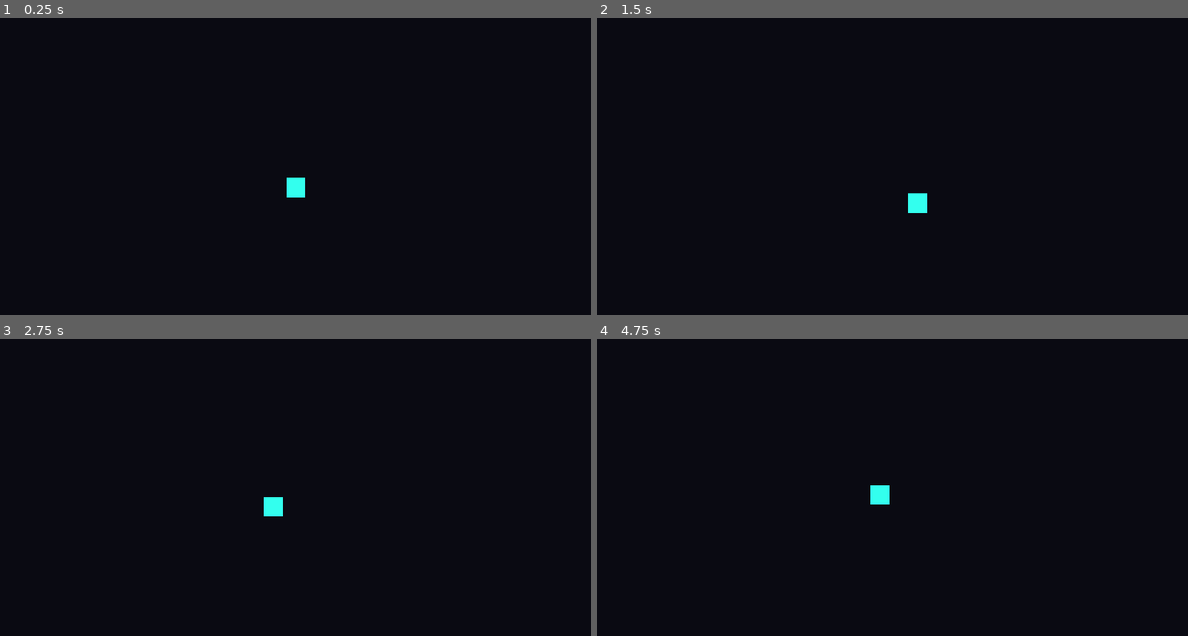
Above: before the commit, frames 1-4 (two rows, left to right).
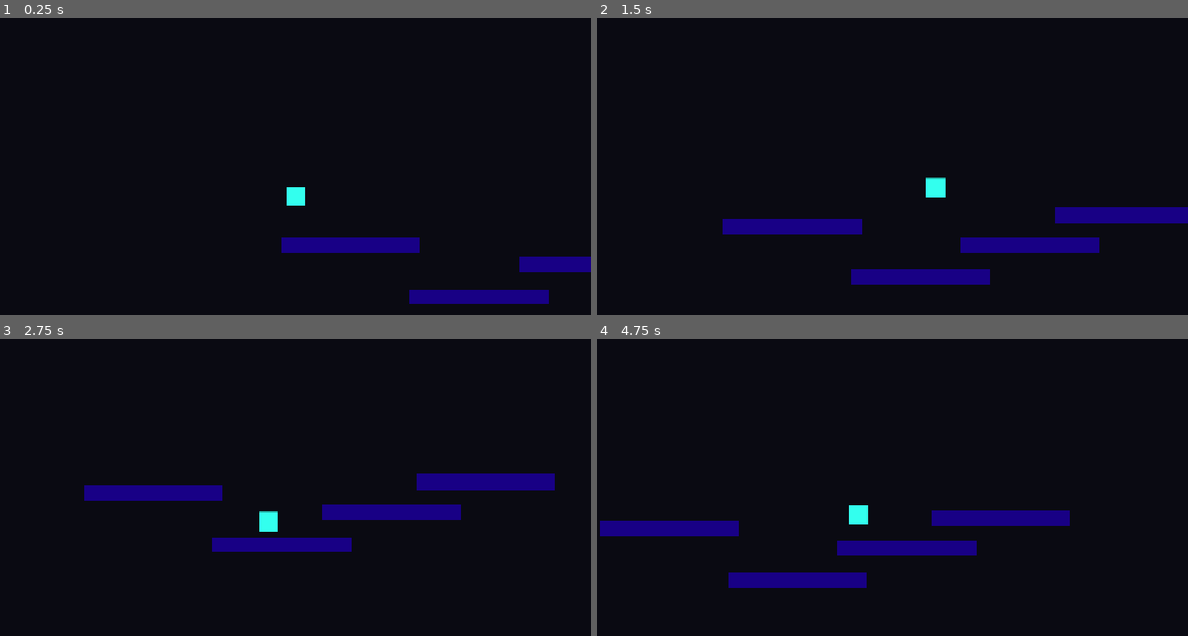
Above: after the commit, the same moments.

Repository: sadahamvishwanath/grapple-ghost
Game: Godot game, scene res://scenes/Level1.tscn
Same seed, same stepped clock (60 frames per second), same inputs: the game is played once before the commit and once after it. This scene is started directly instead of the project's main scene.
Inputs:
- Up to frame 1 (0.25 s): no input
- Up to frame 2 (1.5 s): hold D (move_right) from 0.53 s (still down); tap Shift (dash) at 0.6, 1.35 s; tap Space (jump) at 0.77 s
- Up to frame 3 (2.75 s): tap Space (jump) at 1.52 s; release D (move_right) at 2.03 s; hold A (move_left) from 2.03 s (still down); tap Shift (dash) at 2.1 s
- Up to frame 4 (4.75 s): release A (move_left) at 2.78 s; hold D (move_right) 2.78-4.28 s; tap Shift (dash) at 2.85, 3.6, 4.35 s; tap Space (jump) at 3.02, 3.77, 4.52 s; hold A (move_left) from 4.28 s (still down)

The runs differ from the first frame. In frame 1, 3.2% of the frame differs, in the area x 47-100%, y 53-97%; in frame 2, 5.4%, in the area x 21-100%, y 53-90%; in frame 3, 5.3%; in frame 4, 5.3%.

Commit message:
Add dash

Diff:
--- a/scenes/Level1.tscn
+++ b/scenes/Level1.tscn
@@ -2,15 +2,66 @@
 
 [ext_resource type="PackedScene" uid="uid://bvoacsv0vkdl5" path="res://scenes/Player.tscn" id="1_6ovph"]
 
-[sub_resource type="WorldBoundaryShape2D" id="WorldBoundaryShape2D_bwv4p"]
+[sub_resource type="RectangleShape2D" id="RectangleShape2D_6ovph"]
+size = Vector2(300, 32)
 
 [node name="Level1" type="Node2D"]
 
-[node name="Ground" type="StaticBody2D" parent="."]
+[node name="Player" parent="." instance=ExtResource("1_6ovph")]
+position = Vector2(60, -70)
+scale = Vector2(1.12069, 1.14232)
 
-[node name="CollisionShape2D" type="CollisionShape2D" parent="Ground"]
-shape = SubResource("WorldBoundaryShape2D_bwv4p")
+[node name="Platform1" type="StaticBody2D" parent="."]
 
-[node name="Player" parent="." instance=ExtResource("1_6ovph")]
-position = Vector2(-763, -34)
-scale = Vector2(1.12069, 1.14232)
+[node name="CollisionShape2D" type="CollisionShape2D" parent="Platform1"]
+position = Vector2(180, 76)
+shape = SubResource("RectangleShape2D_6ovph")
+
+[node name="ColorRect" type="ColorRect" parent="Platform1"]
+offset_left = 30.0
+offset_top = 60.0
+offset_right = 330.0
+offset_bottom = 92.0
+color = Color(0.0933391, 2.40654e-07, 0.523511, 1)
+
+[node name="Platform2" type="StaticBody2D" parent="."]
+position = Vector2(257, -13)
+
+[node name="CollisionShape2D" type="CollisionShape2D" parent="Platform2"]
+position = Vector2(200, 200)
+shape = SubResource("RectangleShape2D_6ovph")
+
+[node name="ColorRect" type="ColorRect" parent="Platform2"]
+offset_left = 50.0
+offset_top = 184.0
+offset_right = 350.0
+offset_bottom = 216.0
+color = Color(0.0941176, 0, 0.521569, 1)
+
+[node name="Platform3" type="StaticBody2D" parent="."]
+position = Vector2(495, -83)
+
+[node name="CollisionShape2D" type="CollisionShape2D" parent="Platform3"]
+position = Vector2(200, 200)
+shape = SubResource("RectangleShape2D_6ovph")
+
+[node name="ColorRect" type="ColorRect" parent="Platform3"]
+offset_left = 48.0
+offset_top = 184.0
+offset_right = 350.0
+offset_bottom = 216.0
+color = Color(0.0941176, 0, 0.521569, 1)
+
+[node name="Platform4" type="StaticBody2D" parent="."]
+position = Vector2(700, -148)
+
+[node name="CollisionShape2D" type="CollisionShape2D" parent="Platform4"]
+position = Vector2(200, 200)
+shape = SubResource("RectangleShape2D_6ovph")
+
+[node name="ColorRect" type="ColorRect" parent="Platform4"]
+offset_left = 49.0
+offset_top = 183.0
+offset_right = 349.0
+offset_bottom = 218.0
+color = Color(0.0941176, 0, 0.521569, 1)
--- a/scripts/Player.gd
+++ b/scripts/Player.gd
@@ -7,8 +7,21 @@
 @export var gravity: float = 1200.0
 @export var max_fall_speed: float = 900.0
 
+# Dash
+@export var dash_speed: float = 700.0
+@export var dash_duration: float = 0.15
+@export var dash_cooldown: float = 0.4
+var dash_time_left: float = 0.0
+var dash_cooldown_left: float = 0.0
+var dash_direction: float = 1.0
+var facing: float = 1.0
+
 
 func _physics_process(delta: float) -> void:
+	# Timers
+	dash_cooldown_left = max(dash_cooldown_left - delta, 0.0)
+	dash_time_left = max(dash_time_left - delta, 0.0)
+
 	# Gravity
 	if not is_on_floor():
 		velocity.y = min(velocity.y + gravity * delta, max_fall_speed)
@@ -17,11 +30,25 @@
 	if Input.is_action_just_pressed("jump") and is_on_floor():
 		velocity.y = jump_velocity
 
-	# Horizontal movement
+	# Horizontal input
 	var direction: float = Input.get_axis("move_left", "move_right")
 	if direction != 0.0:
-		velocity.x = move_toward(velocity.x, direction * speed, acceleration * delta)
+		facing = direction
+
+	# Start dash
+	if Input.is_action_just_pressed("dash") and dash_cooldown_left == 0.0:
+		dash_time_left = dash_duration
+		dash_cooldown_left = dash_cooldown
+		dash_direction = direction if direction != 0.0 else facing
+
+	# Apply movement
+	if dash_time_left > 0.0:
+		velocity.x = dash_direction * dash_speed
+		velocity.y = 0.0  # optional: freeze vertical during dash
 	else:
-		velocity.x = move_toward(velocity.x, 0.0, friction * delta)
+		if direction != 0.0:
+			velocity.x = move_toward(velocity.x, direction * speed, acceleration * delta)
+		else:
+			velocity.x = move_toward(velocity.x, 0.0, friction * delta)
 
 	move_and_slide()
